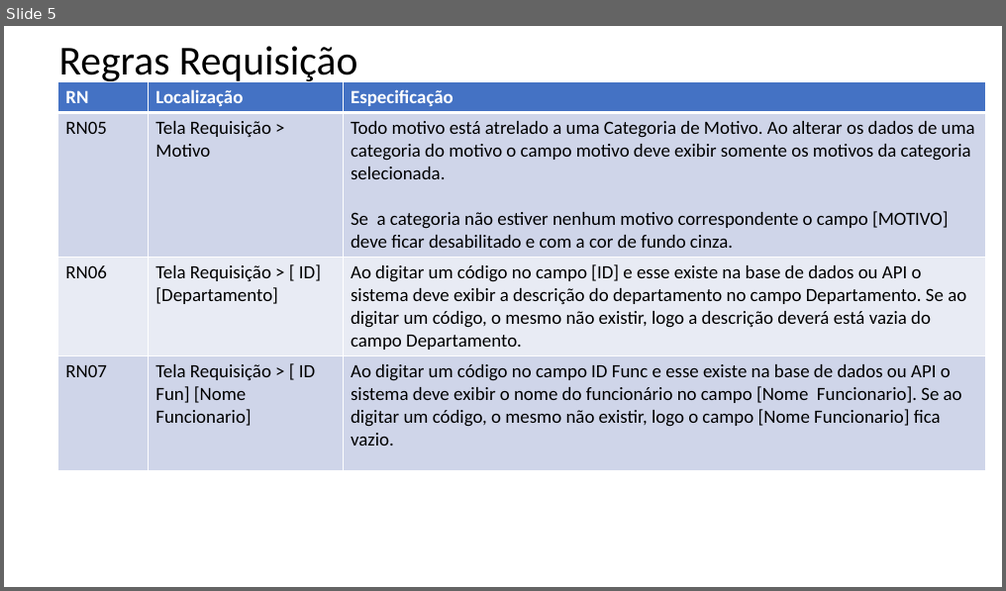
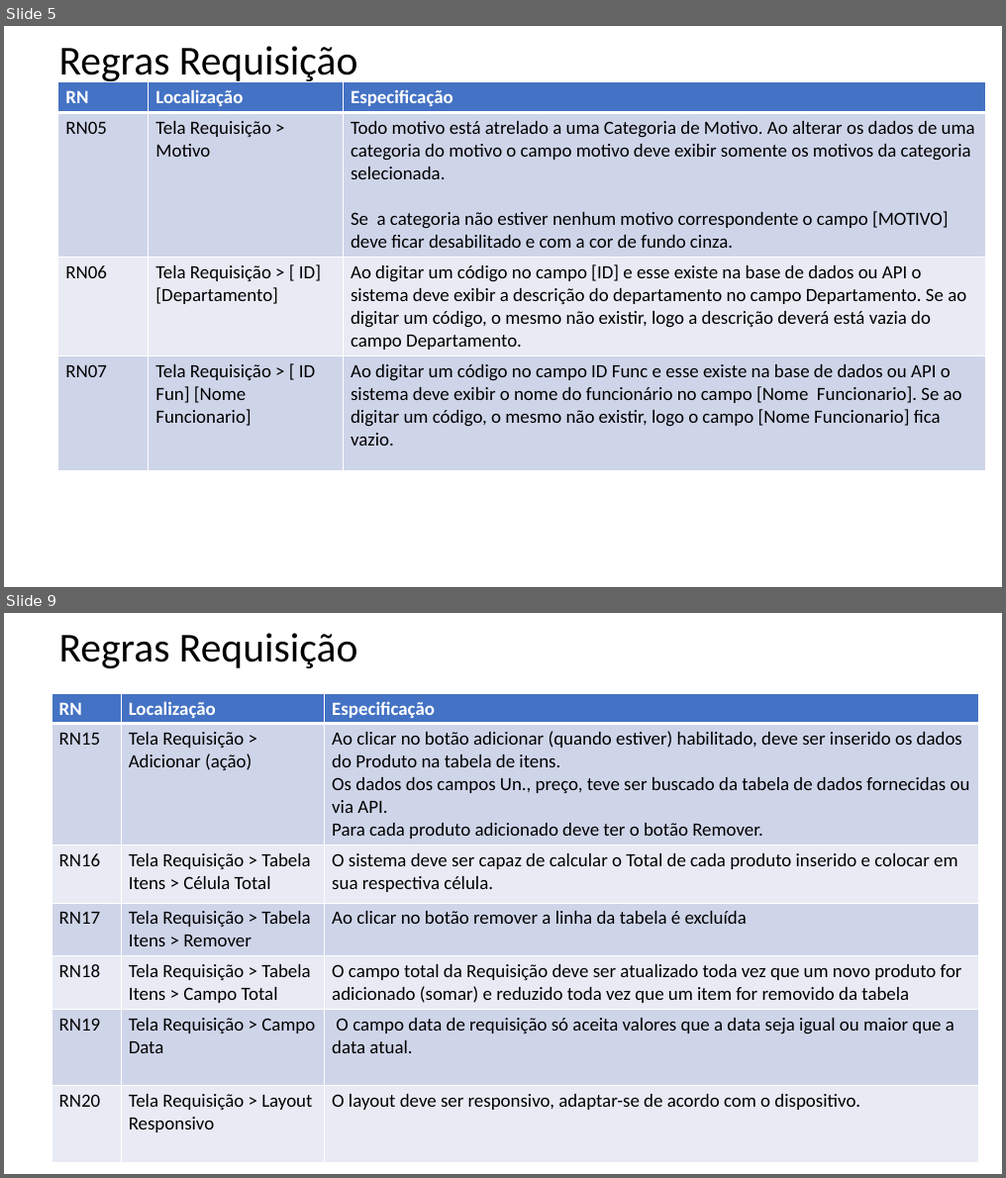
Before and after one commit to regymatrix/Almoxarifado, a slide deck: RegrasNegocio/RN_Requisitos.pptx. Shown one above the other, each under a label of ours: slide 5 before the commit, slides 5 and 9 after it; the slides between them are not shown. The pictures are 1006x591 and 1006x1178 pixels, drawn with LibreOffice and Linux fonts; fonts in the diff are those of the drawing. Boxes give left, top, right and bottom in pixels: in the first picture for what was removed or moved away, otherwise in the second. Text is boxed around its words. In the diff, an @@ line names an element or a change of style, - is before the commit and + after.

Commit message:
versao nova regra de negocio

```diff
--- a/RegrasNegocio/RN_Requisitos.pptx
+++ b/RegrasNegocio/RN_Requisitos.pptx
@@ slide 9 added at (4, 613, 1002, 1174), background #FFFFFF @@
@@ title added at (59, 633, 358, 668), 39.6 pt, text #000000 @@
+Regras Requisição
@@ table added at (52, 693, 979, 1159), 7 rows, 3 columns @@
+RN | Localização | Especificação
+RN15 | Tela Requisição > Adicionar (ação) | Ao clicar no botão adicionar (quando estiver) habilitado, deve ser inserido os dados do Produto na tabela de itens. / Os dados dos campos Un., preço, teve ser buscado da tabela de dados fornecidas ou via API. / Para cada produto adicionado deve ter o botão Remover.
+RN16 | Tela Requisição > Tabela Itens > Célula Total | O sistema deve ser capaz de calcular o Total de cada produto inserido e colocar em sua respectiva célula.
+RN17 | Tela Requisição > Tabela Itens > Remover | Ao clicar no botão remover a linha da tabela é excluída
+RN18 | Tela Requisição > Tabela Itens > Campo Total | O campo total da Requisição deve ser atualizado toda vez que um novo produto for adicionado (somar) e reduzido toda vez que um item for removido da tabela
+RN19 | Tela Requisição > Campo Data | O campo data de requisição só aceita valores que a data seja igual ou maior que a data atual.
+RN20 | Tela Requisição > Layout Responsivo | O layout deve ser responsivo, adaptar-se de acordo com o dispositivo.
```
Also in this commit, not shown: 4 slides changed, 1 other file.
